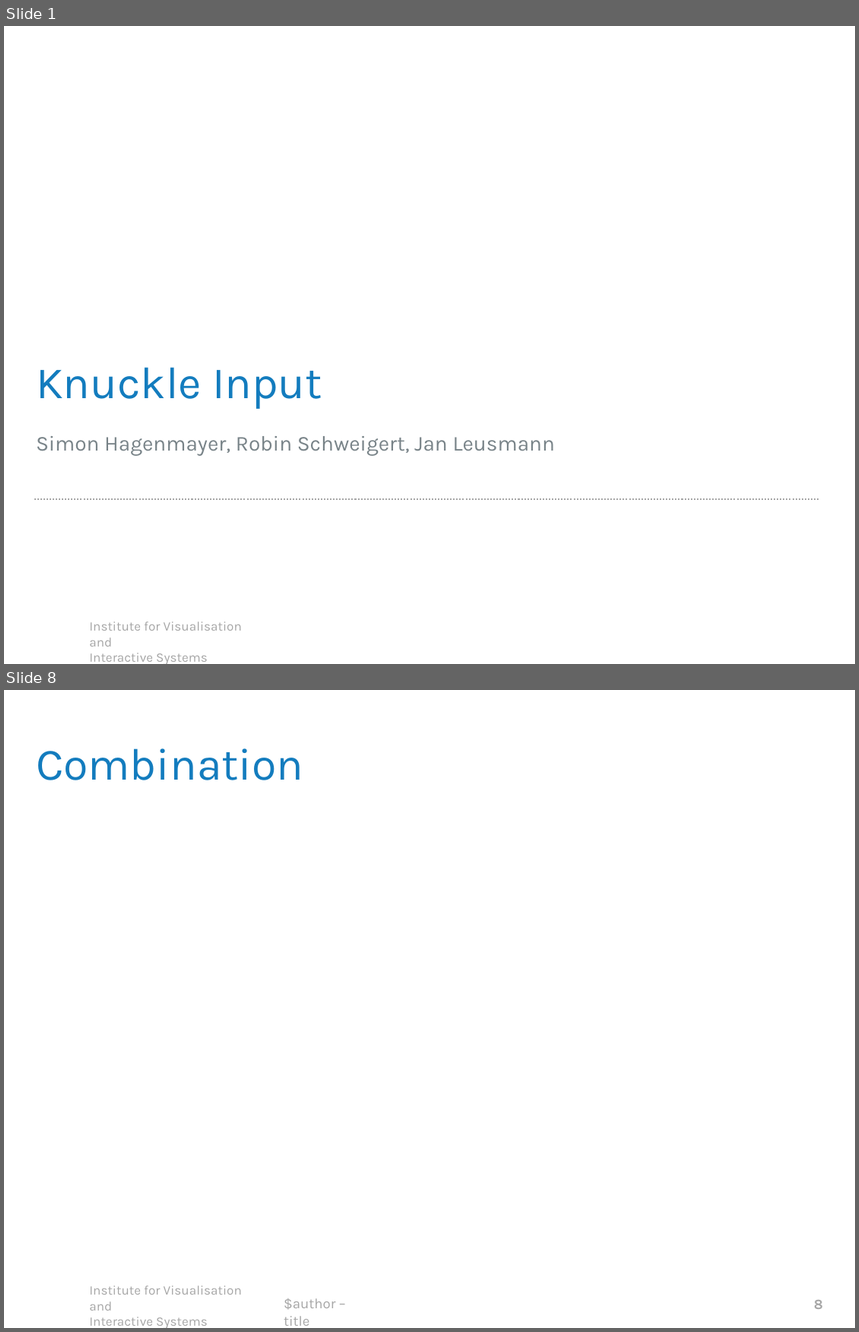
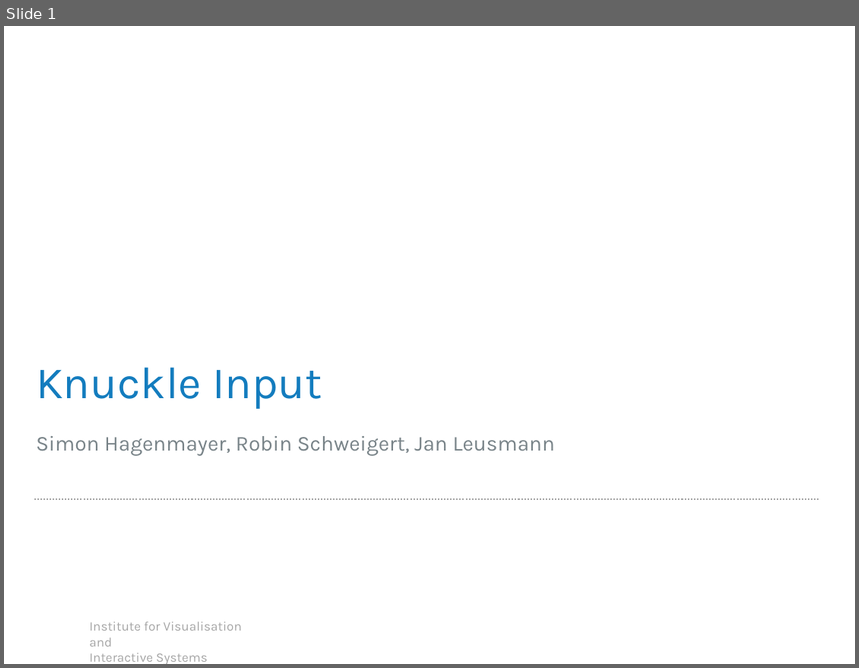
Before and after one commit to robsch94/FaPraKnuckleInput, a slide deck: Presentations/FinalPresentation.pptx. Shown one above the other, each under a label of ours: slides 1 and 8 before the commit, slide 1 after it; the slides between them are not shown. The pictures are 859x1332 and 859x668 pixels, drawn with LibreOffice and Linux fonts; fonts in the diff are those of the drawing; background and template pictures are left out. Boxes give left, top, right and bottom in pixels: in the first picture for what was removed or moved away, otherwise in the second. Text is boxed around its words. In the diff, an @@ line names an element or a change of style, - is before the commit and + after.

```diff
--- a/Presentations/FinalPresentation.pptx
+++ b/Presentations/FinalPresentation.pptx
@@ slide 8 removed at <box>4,690,855,1328</box>, background #FFFFFF; not listed: 1 template element that a slide beside it also shows @@
@@ title removed at <box>36,749,303,780</box> @@
-Combination
@@ text removed at <box>284,1299,335,1326</box> @@
-$author – title
@@ page number removed at <box>814,1300,823,1309</box> @@
-8
```
Also in this commit, not shown: 3 slides changed, 16 slides added, 5 other slides removed.
